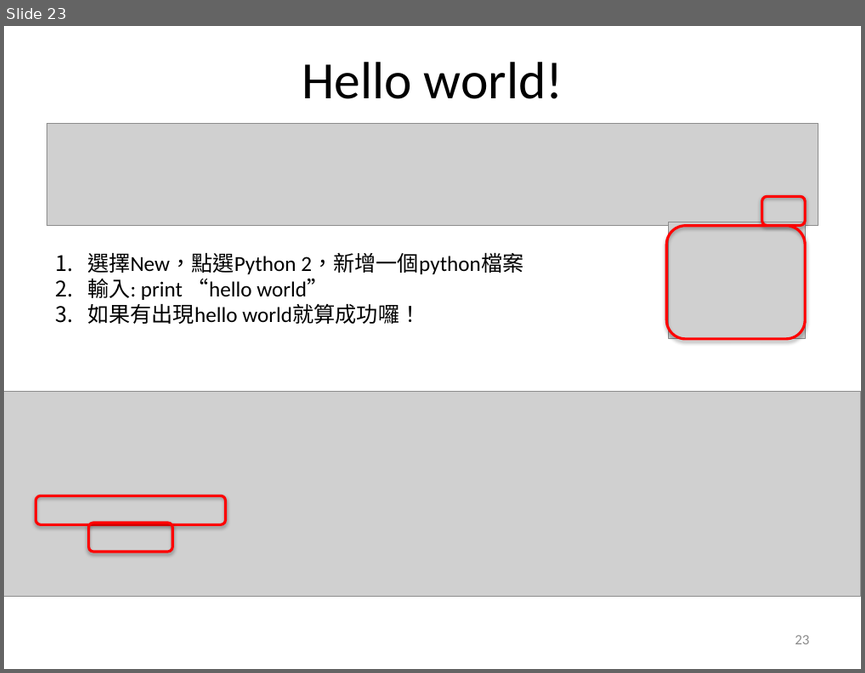
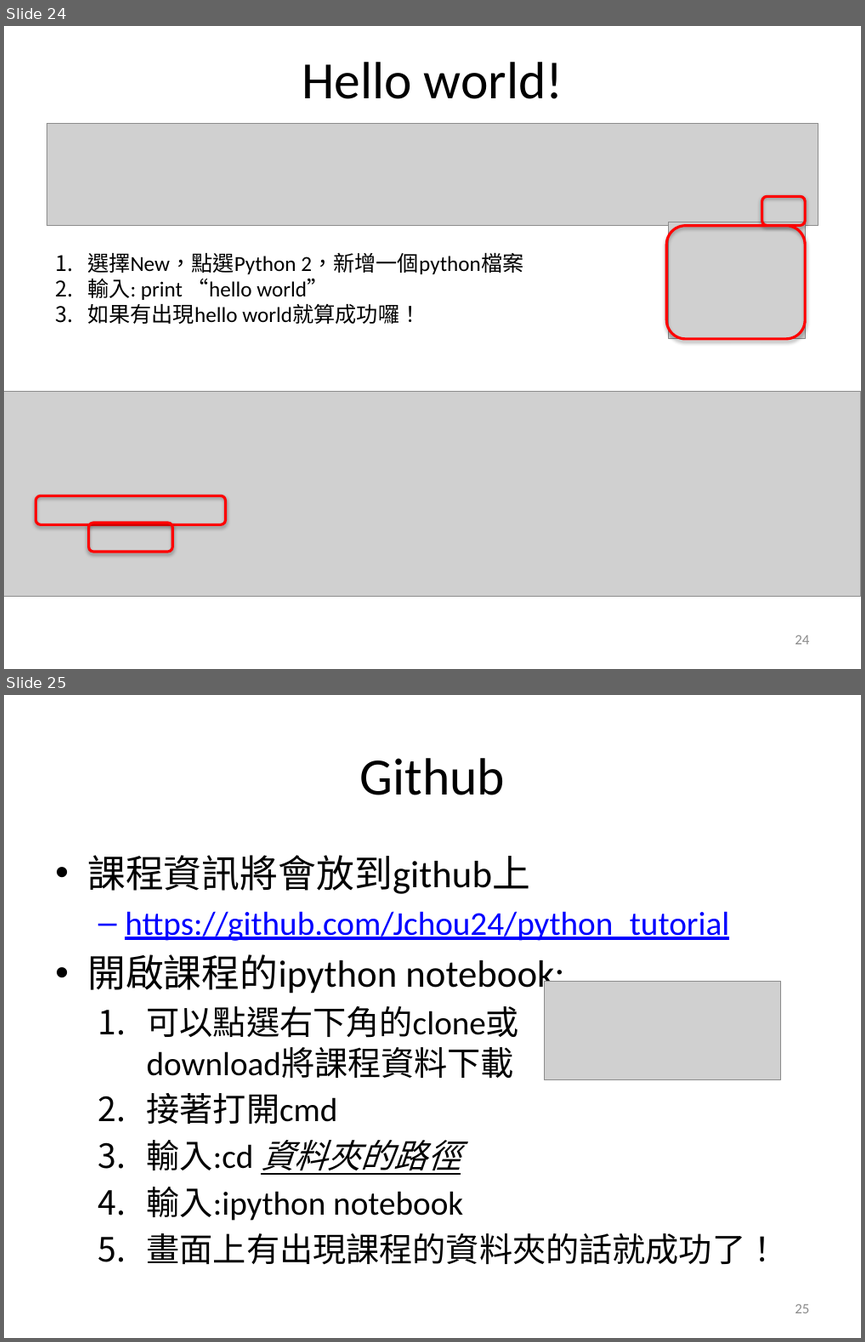
Before and after one commit to Jchou24/python_tutorial, a slide deck: lesson 0-Introduction/Introduction.pptx. Shown one above the other, each under a label of ours: slide 23 before the commit, slides 24 and 25 after it. The pictures are 865x673 and 865x1342 pixels, drawn with LibreOffice and Linux fonts; fonts in the diff are those of the drawing; grey boxes stand for pictures. Boxes give left, top, right and bottom in pixels: in the first picture for what was removed or moved away, otherwise in the second. Text is boxed around its words. In the diff, an @@ line names an element or a change of style, - is before the commit and + after.

```diff
--- a/lesson 0-Introduction/Introduction.pptx
+++ b/lesson 0-Introduction/Introduction.pptx
@@ slide 25 added at <box>4,695,861,1338</box>, background #FFFFFF @@
@@ title added at <box>360,758,506,795</box>, 44 pt, text #000000 @@
+Github
@@ text added at <box>87,855,779,1265</box>, 28 pt, text #000000 @@
+• 課程資訊將會放到github上
+  – https://github.com/Jchou24/python_tutorial
+• 開啟課程的ipython notebook:
+  1. 可以點選右下角的clone或
+     download將課程資料下載
+  2. 接著打開cmd
+  3. 輸入:cd 資料夾的路徑
+  4. 輸入:ipython notebook
+  5. 畫面上有出現課程的資料夾的話就成功了！
@@ picture added at <box>544,981,780,1080</box> @@
@@ page number added at <box>794,1304,809,1313</box>, 12 pt, text #8C8C8C @@
+25
@@ what was slide 23 is now slide 24 @@
@@ page number at <box>794,635,809,644</box>: text changed @@
-23
+24
```
Also in this commit, not shown: 1 slide changed, 2 other slides added, 6 other files.
